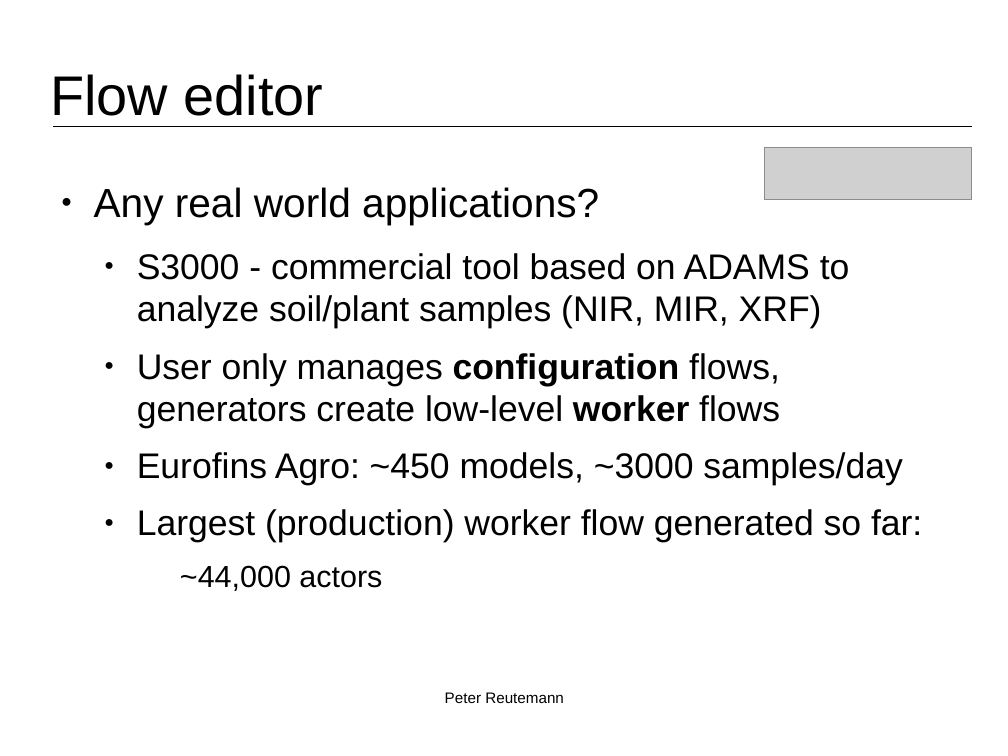
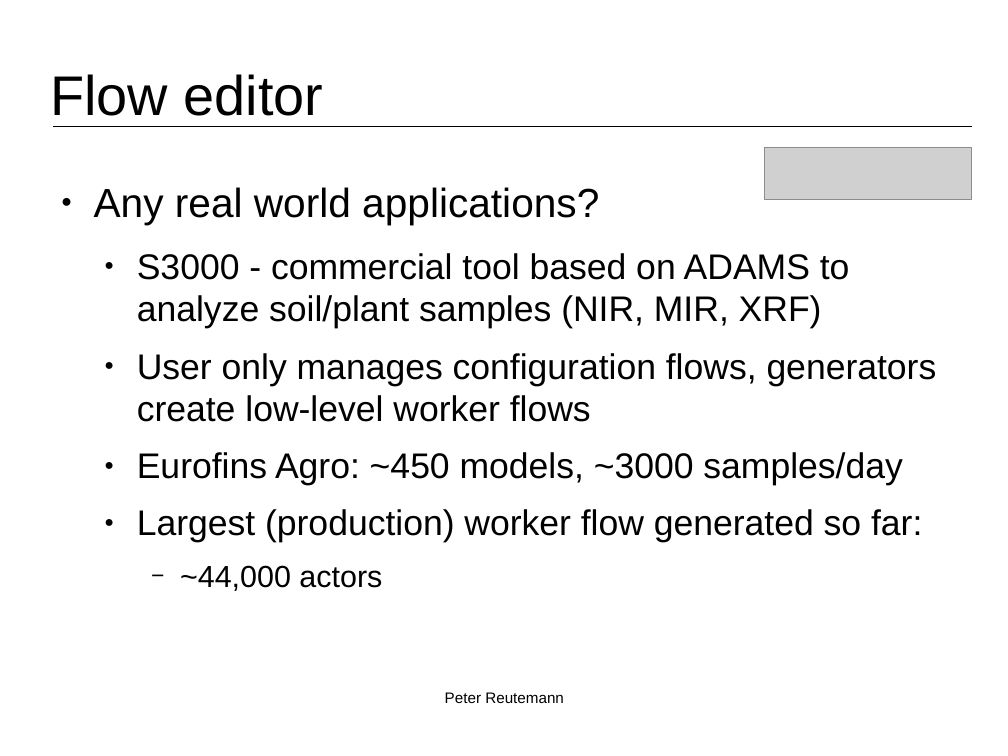
Before and after one commit to fracpete/weka-user-conference-2021, a slide deck: slide 9 of adams/adams.odp. Drawn at 1008x756 pixels with LibreOffice and Linux fonts; fonts in the diff are those of the drawing; grey boxes stand for pictures; background and template pictures are left out. Boxes give left, top, right and bottom in pixels: in the first picture for what was removed or moved away, otherwise in the second. Text is boxed around its words. In the diff, an @@ line names an element or a change of style, - is before the commit and + after.

```diff
--- a/adams/adams.odp
+++ b/adams/adams.odp
@@ text at box(137, 353, 937, 591): bold off in "configuration worker"; bullet none to − @@
```
Also in this commit, not shown: 3 other files.
